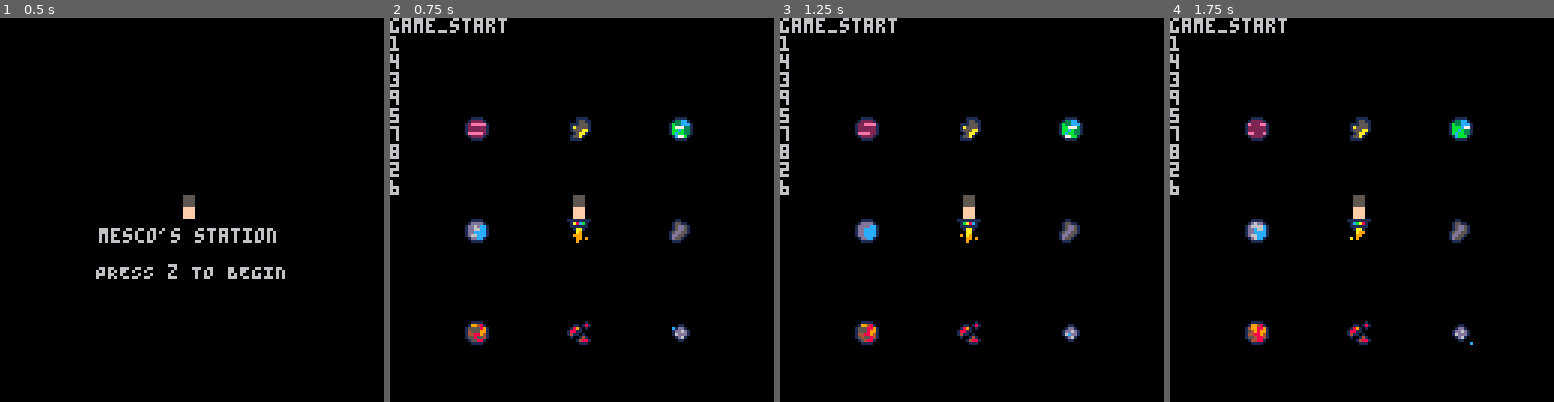
Above: before the commit, frames 1-4 (left to right).
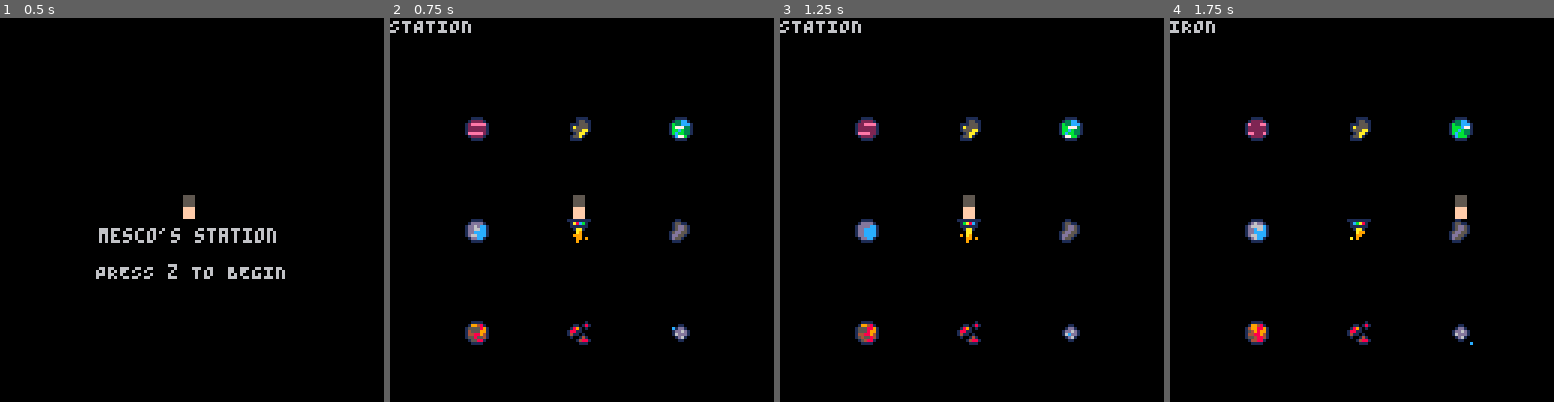
Above: after the commit, the same moments.

Repository: NeosCCV/pico-8-mescosstation
Game: PICO-8 cartridge regalo.p8
Two runs of this game, one before a commit and one after it. Both use one fixed random seed, a clock stepped at 60 frames per second and the inputs below.
Inputs:
- Up to frame 1 (0.5 s): no input
- Up to frame 2 (0.75 s): tap O (Z key) at 0.7 s
- Up to frame 3 (1.25 s): no input
- Up to frame 4 (1.75 s): hold Right from 1.6 s (still down); tap O (Z key) at 1.7 s

Frame 1 is identical in both runs. In frame 2, 1.1% of the frame differs, in the area x 0-31%, y 0-47%; in frame 3, 1.1%; in frame 4, 1.4%, in the area x 0-78%, y 0-53%.

Commit message:
Player movement Fixes #1

Diff:
--- a/regalo.p8
+++ b/regalo.p8
@@ -37,6 +37,10 @@
 	--
 	mappos={25,33,59,33,93,33,25,67,59,67,93,67,25,101,59,101,93,101}
 	randompostrigger=0
+	--
+	playerpos=5
+	--
+	planettext={"GAS","WATER","EARTH","MOON","STATION","LAVA","BROKEN","GOLDEN","IRON"}
 
 end
 ---------------------------------------------------------------------------------
@@ -61,55 +65,7 @@
  	if(platformframetrg>4) platformframetrg=1
 end
 --
-function randompos()
-	repeat
-	planet1val=(flr(rnd(9)))+1
-	until not (planet1val==5)
-	repeat
-		planet2val=(flr(rnd(9)))+1
-	until not (planet1val==planet2val or planet2val==5)
-	repeat
-		planet3val=(flr(rnd(9)))+1
-	until not (planet1val==planet3val or planet2val==planet3val or planet3val==5)
-	repeat
-		planet4val=(flr(rnd(9)))+1
-	until not (planet1val==planet4val or planet2val==planet4val or planet3val==planet4val or planet4val==5)
-	planet5val=5
-	repeat
-		planet6val=(flr(rnd(9)))+1
-	until not (planet1val==planet6val or planet2val==planet6val or planet3val==planet6val or planet4val==planet6val or planet6val==5)
-	repeat
-		planet7val=(flr(rnd(9)))+1
-	until not (planet1val==planet7val or planet2val==planet7val or planet3val==planet7val or planet4val==planet7val or planet6val==planet7val or planet7val==5)
-	repeat
-		planet8val=(flr(rnd(9)))+1
-	until not (planet1val==planet8val or planet2val==planet8val or planet3val==planet8val or planet4val==planet8val or planet6val==planet8val or planet7val==planet8val or planet8val==5)
-	repeat
-		planet9val=(flr(rnd(9)))+1
-	until not (planet1val==planet9val or planet2val==planet9val or planet3val==planet9val or planet4val==planet9val or planet6val==planet9val or planet7val==planet9val or planet8val==planet9val or planet9val==5)
-	--
-
-end
---
-function intro()
-	cls()
-	spr(0,59,59)
-	print ("mesco's station",33,70)
-	print ("PRESS z TO BEGIN",32,82)
-	if (btn(4)) then
-	introdone=1
-	startgame=1
-	end
-end
-
-function game()
-	cls()
-	if randompostrigger==0 then
-		randompos()
-		randompostrigger=1
-	end
-	spr(0,59,59)
-	print ("game_start")
+function planetstuff()
 	spr((planet1frame[planet1frametrg]),mappos[(planet1val*2)-1],mappos[(planet1val*2)])	--GAS PLANET
 	spr((planet2frame[planet2frametrg]),mappos[(planet2val*2)-1],mappos[(planet2val*2)])	--WATERY ONE
 	spr((planet3frame[planet3frametrg]),mappos[(planet3val*2)-1],mappos[(planet3val*2)])	--EARTH LIKE ONE
@@ -119,18 +75,153 @@
 	spr((5),mappos[(planet7val*2)-1],mappos[(planet7val*2)])								--BROKEN PLANET
 	spr((6),mappos[(planet8val*2)-1],mappos[(planet8val*2)])								--GOLDEN ASTEROID
 	spr((7),mappos[(planet9val*2)-1],mappos[(planet9val*2)])								--IRON ASTEROID
-	print (planet1val,0,6)
-	print (planet2val,0,12)
-	print (planet3val,0,18)
-	print (planet4val,0,24)
-	print (planet5val,0,30)
-	print (planet6val,0,36)
-	print (planet7val,0,42)
-	print (planet8val,0,48)
-	print (planet9val,0,54)
-
-
-
+end
+--
+function randompos()
+	repeat
+	planet1val=(flr(rnd(9)))+1
+	until not (planet1val==5)
+	repeat
+		planet2val=(flr(rnd(9)))+1
+	until not (planet1val==planet2val or planet2val==5)
+	repeat
+		planet3val=(flr(rnd(9)))+1
+	until not (planet1val==planet3val or planet2val==planet3val or planet3val==5)
+	repeat
+		planet4val=(flr(rnd(9)))+1
+	until not (planet1val==planet4val or planet2val==planet4val or planet3val==planet4val or planet4val==5)
+	planet5val=5
+	repeat
+		planet6val=(flr(rnd(9)))+1
+	until not (planet1val==planet6val or planet2val==planet6val or planet3val==planet6val or planet4val==planet6val or planet6val==5)
+	repeat
+		planet7val=(flr(rnd(9)))+1
+	until not (planet1val==planet7val or planet2val==planet7val or planet3val==planet7val or planet4val==planet7val or planet6val==planet7val or planet7val==5)
+	repeat
+		planet8val=(flr(rnd(9)))+1
+	until not (planet1val==planet8val or planet2val==planet8val or planet3val==planet8val or planet4val==planet8val or planet6val==planet8val or planet7val==planet8val or planet8val==5)
+	repeat
+		planet9val=(flr(rnd(9)))+1
+	until not (planet1val==planet9val or planet2val==planet9val or planet3val==planet9val or planet4val==planet9val or planet6val==planet9val or planet7val==planet9val or planet8val==planet9val or planet9val==5)
+	--
+
+end
+--
+function playerpositions()
+	--1
+	if playerpos==1 then
+		spr(0,25,25)
+	end
+	--2
+	if playerpos==2 then
+		spr(0,59,25)
+	end
+	--3
+	if playerpos==3 then
+		spr(0,93,25)
+	end
+	--4
+	if playerpos==4 then
+		spr(0,25,59)
+	end
+	--5
+	if playerpos==5 then
+		spr(0,59,59)
+	end
+	--6
+	if playerpos==6 then
+		spr(0,93,59)
+	end
+	--7
+	if playerpos==7 then
+		spr(0,25,93)
+	end
+	--8
+	if playerpos==8 then
+		spr(0,59,93)
+	end
+	--9
+	if playerpos==9 then
+		spr(0,93,93)
+	end
+end
+function tooltip()
+	--tooltip text bout where u at
+	if playerpos==planet1val then
+		print (planettext[1])
+	end
+	if playerpos==planet2val then
+		print (planettext[2])
+	end
+	if playerpos==planet3val then
+		print (planettext[3])
+	end
+	if playerpos==planet4val then
+		print (planettext[4])
+	end
+	if playerpos==planet5val then
+		print (planettext[5])
+	end
+	if playerpos==planet6val then
+		print (planettext[6])
+	end
+	if playerpos==planet7val then
+		print (planettext[7])
+	end
+	if playerpos==planet8val then
+		print (planettext[8])
+	end
+	if playerpos==planet9val then
+		print (planettext[9])
+	end
+end
+--
+function playermovement()
+	if btnp(0) then --izq
+		if not (playerpos==1 or playerpos==4 or playerpos==7) then
+			playerpos-=1
+		end
+	end
+	if btnp(1) then --dcha
+		if not (playerpos==3 or playerpos==6 or playerpos==9) then
+			playerpos+=1
+		end
+	end
+	if btnp(2) then --up
+		if not (playerpos==1 or playerpos==2 or playerpos==3) then
+			playerpos-=3
+		end
+	end
+	if btnp(3) then --dwn
+		if not (playerpos==7 or playerpos==8 or playerpos==9) then
+			playerpos+=3
+		end
+	end
+end
+--
+--
+function intro()
+	cls()
+	spr(0,59,59)
+	print ("mesco's station",33,70)
+	print ("PRESS z TO BEGIN",32,82)
+	if (btn(4)) then
+	introdone=1
+	startgame=1
+	end
+end
+
+--
+function game()
+	cls()
+	if randompostrigger==0 then
+		randompos()
+		randompostrigger=1
+	end
+	planetstuff()
+	playermovement()
+	playerpositions()
+	tooltip()
 
 
 end
@@ -156,14 +247,14 @@
 ---------------------------------------------------------------------------------
 ---------------------------------------------------------------------------------
 __gfx__
-00555500111111111111111111111111111111110000001000011110001100000000000000000000000000000000000000000000000000000000000000000000
-0055550001cba810018cba1001a8cb1001ba8c100011018100015511015511000000000000000000000000000000000000000000000000000000000000000000
-00555500011111100111111001111110011111100189101001115551015dd5100000000000000000000000000000000000000000000000000000000000000000
-00555500001aa100001aa100001aa100001aa1001881100001a55551015dd5100000000000000000000000000000000000000000000000000000000000000000
-00ffff00000a990000aaa000000a9000000aa0001411010001555aa115dd55100000000000000000000000000000000000000000000000000000000000000000
-00ffff0000099000000a990000999000090a9000010014100015aa101dd551000000000000000000000000000000000000000000000000000000000000000000
-00ffff000a090000000990000009909000099090000148810155a1001d5510000000000000000000000000000000000000000000000000000000000000000000
-00ffff00000000000009000000090000000900000000111001111000011100000000000000000000000000000000000000000000000000000000000000000000
+00555500111111111111111111111111111111110000001000011110001100000cc0000000000000000000000000000000000000000000000000000000000000
+0055550001cba810018cba1001a8cb1001ba8c10001101810001551101551100c00c0000000aa00000066600000bbb0000000000000000000000000000000000
+00555500011111100111111001111110011111100189101001115551015dd510c00c000000a000000000600000b0b00000000000000000000000000000000000
+00555500001aa100001aa100001aa100001aa1001881100001a55551015dd510c00c0cc000a0aa0000006000000bb00000000000000000000000000000000000
+00ffff00000a990000aaa000000a9000000aa0001411010001555aa115dd5510c00cc00c00a00a0000006000000b0b0000000000000000000000000000000000
+00ffff0000099000000a990000999000090a9000010014100015aa101dd551000cc000c0000aa0000006660000bbb00000000000000000000000000000000000
+00ffff000a090000000990000009909000099090000148810155a1001d55100000000c0000000000000000000000000000000000000000000000000000000000
+00ffff00000000000009000000090000000900000000111001111000011100000000cccc00000000000000000000000000000000000000000000000000000000
 00111100001111000011110000111100001111000011110000111100001111000011110000111100001111000011110000111100001111000011110000111100
 012222100122221001222210012222100122221001222210012222100122221001dddd1001dddd1001dddd1001dddd1001d6dd1001dddd1001dddd1001dddd10
 1eeeee2112eeeee1122eeee11222eee11e222ee11ee222e11eee22211eeee2211d666cc11dd6dcc11ddddcc11ddddcc11d6666c11ddd66c11ddd6cc11d66dcc1
Not shown, added: c3.PNG
